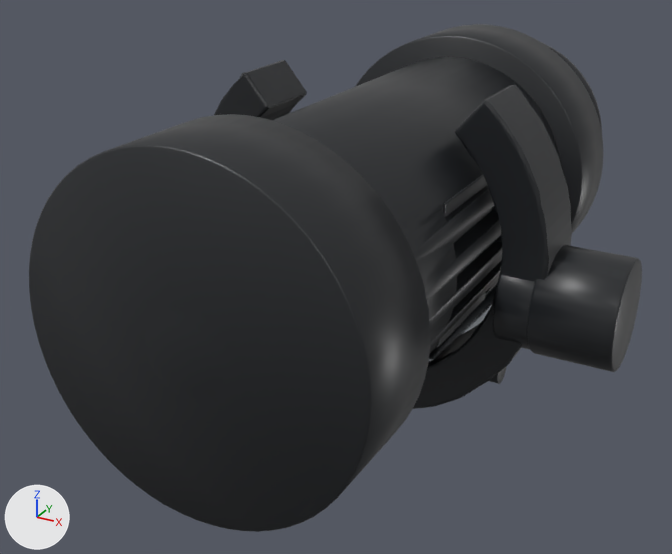
The glTF model assets/studio_equipment/studio_rig_v01/runtime/lod/profoto_d1_500_air_lod1.glb: old version first, new version second.
Both versions are drawn from a 50 mm camera at (0.164, -0.351, 1.972) aimed at (-0.015, -0.025, 1.809). The axes (+X, +Y, +Z) are drawn at lower left. The lights are the same throughout. The older version comes first. Where no turn or scale is listed for an object, it has been applied to the vertices.

The first picture shows 'D1_FRONT_SHOULDER', 'D1_MAIN_SHELL', 'D1_REAR_SHOULDER', 'D1_SETTING_KNOB', 'D1_TILT_KNOB', 'D1_TILT_PIVOT_R', 'D1_UMBRELLA_TUBE', 'D1_YOKE_BAND' and 5 more.
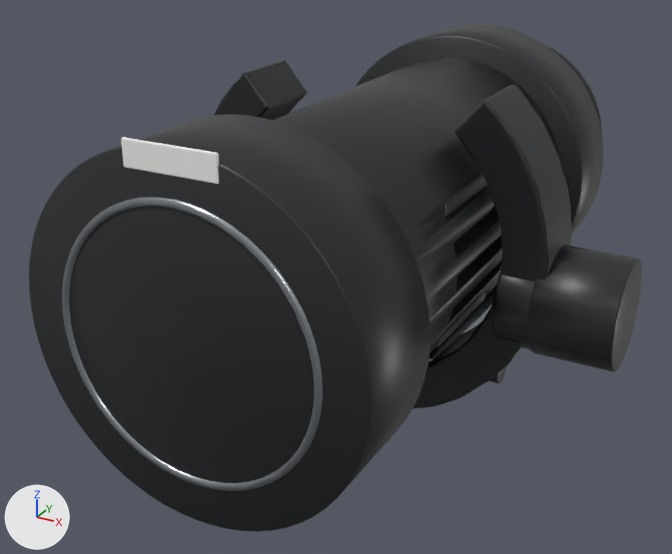
Where the change shows, as pixel boxes (x1, y1, x2, y2) in the pictures (672 x 554 px):
'D1_REAR_CONTROL_RIM', added
    after: (62, 197, 323, 492)
'D1_BRAND_BADGE', added
    after: (121, 137, 219, 184)

The edits, one by one:
Material 'MAT_LABEL_WHITE' (mat_mat_label_white) is new.
Its base color is (0.88, 0.88, 0.86) (white #f1f1ef).
Its roughness is 0.46.
Mesh me_torus_004 is new.
It has 768 vertices, 1536 faces and spans x -0.0498..0.0498, y -0.0018..0.0018, z -0.0498..0.0498.
It uses material mat_mat_aluminum (grey #aaafb5).
Mesh me_cube_018 is new.
It has 152 vertices, 300 faces and spans x -0.017..0.017, y -0.0006..0.0006, z -0.0045..0.0045.
It uses material mat_mat_label_white (white #f1f1ef).
Object 'D1_REAR_CONTROL_RIM' (ob_d1_rear_control_rim) is new; it shows me_torus_004.
Its location is (0.0, -0.1492, 1.835).
Object 'D1_BRAND_BADGE' (ob_d1_brand_badge) is new; it shows me_cube_018.
Its location is (0.0, -0.1498, 1.896).
